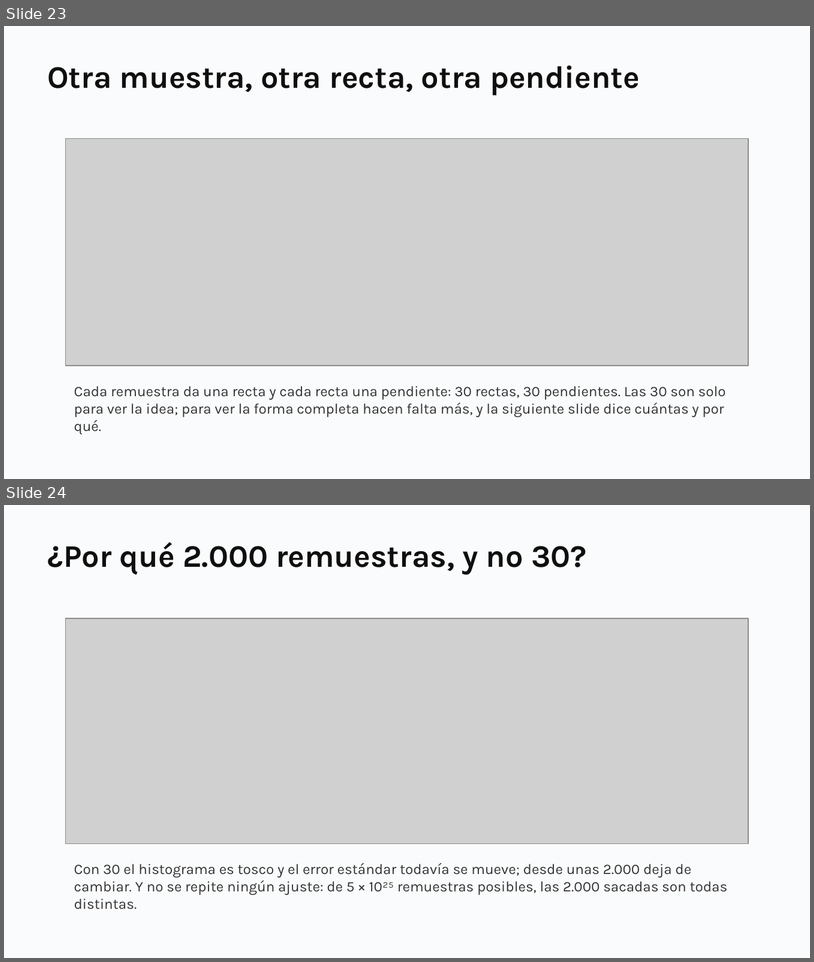
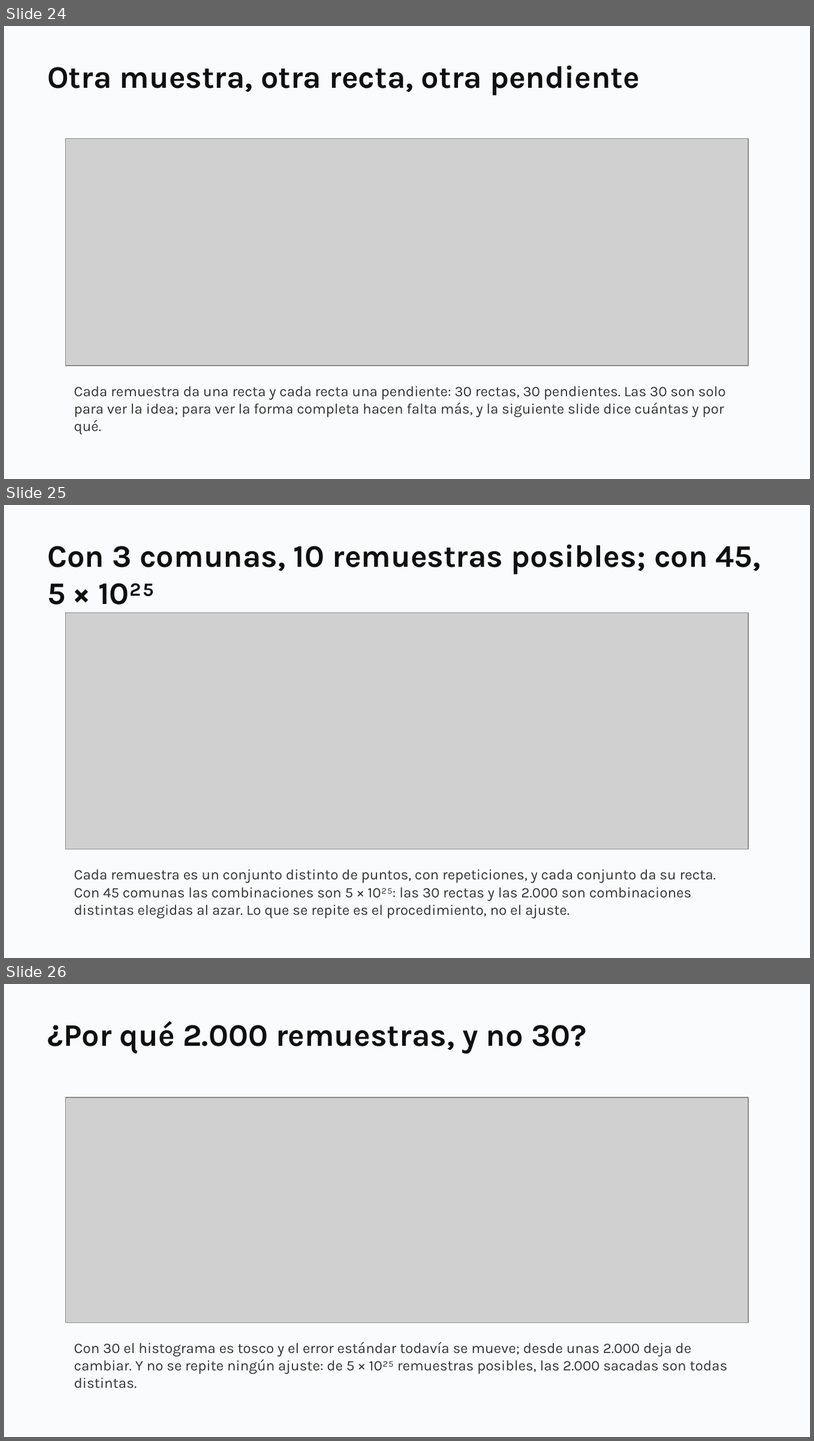
Before and after one commit to daniopitz/diplomado-cdd, a slide deck: presentaciones/clase05_probabilidad_inferencia.pptx. Shown one above the other, each under a label of ours: slides 23 and 24 before the commit, slides 24, 25 and 26 after it. The pictures are 814x962 and 814x1441 pixels, drawn with LibreOffice and Linux fonts; fonts in the diff are those of the drawing; grey boxes stand for pictures. Boxes give left, top, right and bottom in pixels: in the first picture for what was removed or moved away, otherwise in the second. Text is boxed around its words. In the diff, an @@ line names an element or a change of style, - is before the commit and + after.

```diff
--- a/presentaciones/clase05_probabilidad_inferencia.pptx
+++ b/presentaciones/clase05_probabilidad_inferencia.pptx
@@ slide 25 added at <box>4,505,810,958</box>, background #FFFFFF @@
@@ rectangle added at <box>4,505,810,958</box>, fill #FAFBFC @@
@@ text added at <box>47,544,761,605</box>, 28 pt, text #0F0F0F, bold @@
+Con 3 comunas, 10 remuestras posibles; con 45, 5 × 10²⁵
@@ picture added at <box>65,613,749,849</box> @@
@@ text added at <box>74,869,716,918</box>, 13 pt, text #333333 @@
+Cada remuestra es un conjunto distinto de puntos, con repeticiones, y cada conjunto da su recta. Con 45 comunas las combinaciones son 5 × 10²⁵: las 30 rectas y las 2.000 son combinaciones distintas elegidas al azar. Lo que se repite es el procedimiento, no el ajuste.
@@ what was slide 23 is now slide 24 @@
@@ what was slide 24 is now slide 26 @@
```
Also in this commit, not shown: 1 slide changed, 1 other slide added, 3 other files.
